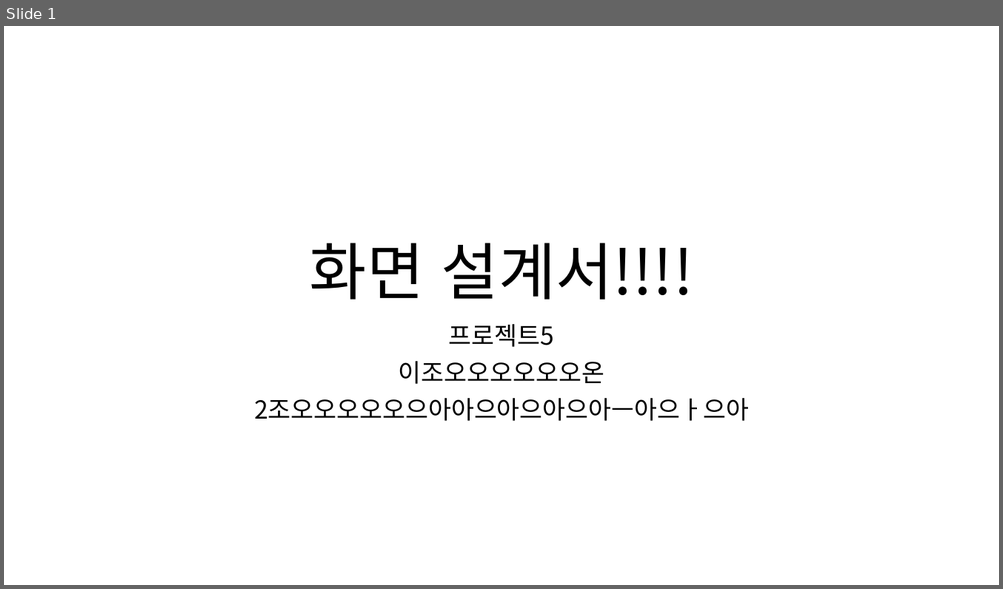
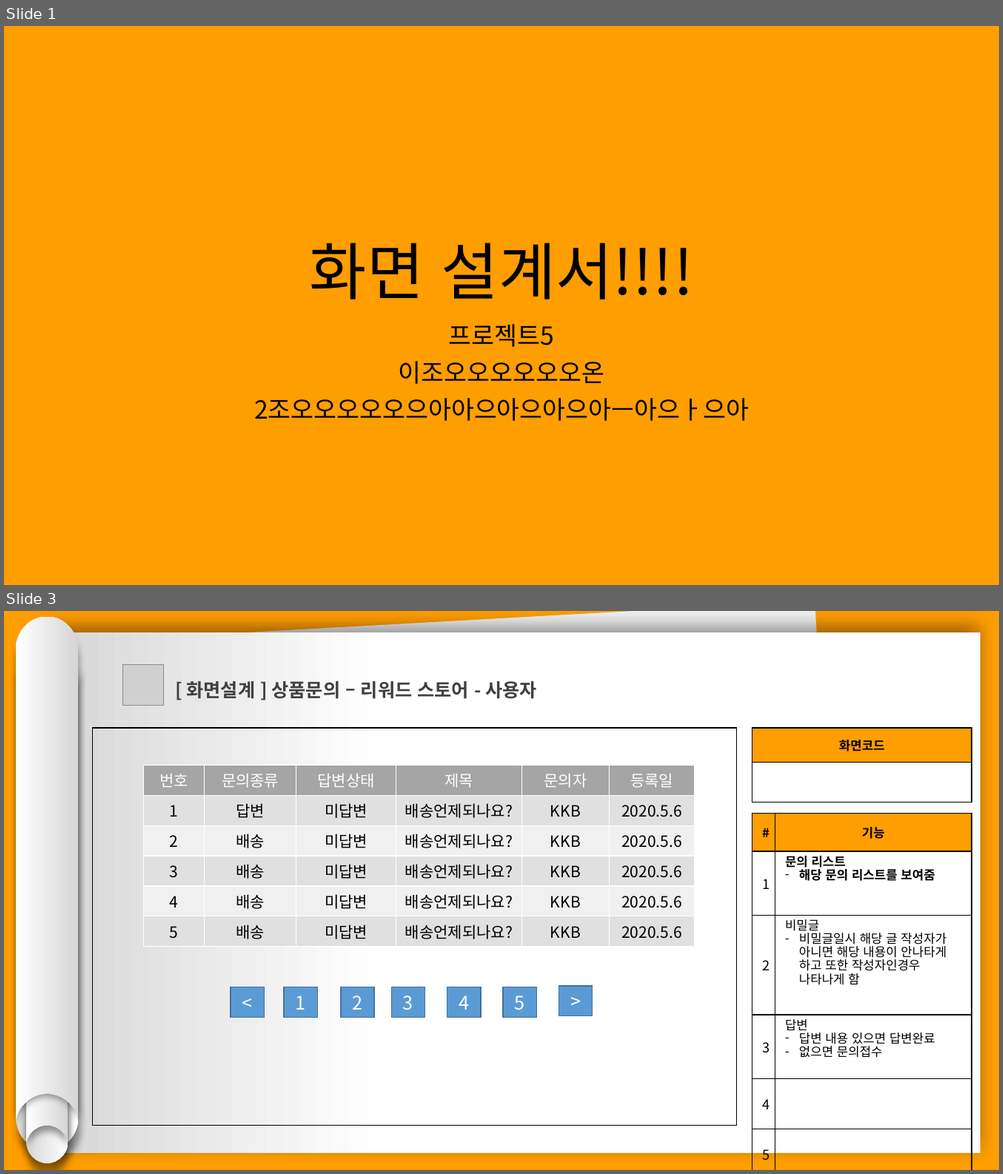
Before and after one commit to hhsw07/ezen-academy-projects, a slide deck: 0 발표용 파워포인트/0608 5차발표/0608 project06 - 파워포인트 - 기범.pptx. Shown one above the other, each under a label of ours: slide 1 before the commit, slides 1 and 3 after it; the slides between them are not shown. The pictures are 1003x589 and 1003x1174 pixels, drawn with LibreOffice and Linux fonts; fonts in the diff are those of the drawing; grey boxes stand for pictures. Boxes give left, top, right and bottom in pixels: in the first picture for what was removed or moved away, otherwise in the second. Text is boxed around its words. In the diff, an @@ line names an element or a change of style, - is before the commit and + after.

```diff
--- a/0 발표용 파워포인트/0608 5차발표/0608 project06 - 파워포인트 - 기범.pptx
+++ b/0 발표용 파워포인트/0608 5차발표/0608 project06 - 파워포인트 - 기범.pptx
@@ slide 3 added at (4,611,999,1170), background #FF9E00 @@
@@ group added at (16,617,79,1163): 4 freeform shapes @@
@@ rectangle added at (48,632,981,1154), fill gradient #FFFFFF to #D7D7D7 @@
@@ rectangle added at (58,611,842,1150), fill #F2F2F2 @@
@@ picture added at (122,665,164,706) @@
@@ text added at (187,681,537,699), 18 pt, text #404040, bold @@
+[ 화면설계 ] 상품문의 – 리워드 스토어 - 사용자
@@ rectangle added at (92,728,736,1126), outline #000000 0.75 pt @@
@@ table added at (752,728,972,803), 2 rows, 1 columns @@
+화면코드
+
@@ table added at (144,766,694,947), 6 rows, 6 columns @@
+번호 | 문의종류 | 답변상태 | 제목 | 문의자 | 등록일
+1 | 답변 | 미답변 | 배송언제되나요? | KKB | 2020.5.6
+2 | 배송 | 미답변 | 배송언제되나요? | KKB | 2020.5.6
+3 | 배송 | 미답변 | 배송언제되나요? | KKB | 2020.5.6
+4 | 배송 | 미답변 | 배송언제되나요? | KKB | 2020.5.6
+5 | 배송 | 미답변 | 배송언제되나요? | KKB | 2020.5.6
@@ table added at (752,813,972,1170), 6 rows, 2 columns @@
+# | 기능
+1 | 문의 리스트 / 해당 문의 리스트를 보여줌
+2 | 비밀글 / 비밀글일시 해당 글 작성자가 아니면 해당 내용이 안나타게 하고 또한 작성자인경우 나타나게 함
+3 | 답변 / 답변 내용 있으면 답변완료 / 없으면 문의접수
+4 | 
+5 | 
@@ rectangle added at (231,988,264,1019), fill #5B9BD5, outline #43739E 1 pt, 18 pt, text #FFFFFF @@
+<
@@ rectangle added at (284,988,317,1019), fill #5B9BD5, outline #43739E 1 pt, 18 pt, text #FFFFFF @@
+1
@@ rectangle added at (341,988,374,1019), fill #5B9BD5, outline #43739E 1 pt, 18 pt, text #FFFFFF @@
+2
@@ rectangle added at (391,988,425,1019), fill #5B9BD5, outline #43739E 1 pt, 18 pt, text #FFFFFF @@
+3
@@ rectangle added at (447,988,481,1019), fill #5B9BD5, outline #43739E 1 pt, 18 pt, text #FFFFFF @@
+4
@@ rectangle added at (504,988,537,1019), fill #5B9BD5, outline #43739E 1 pt, 18 pt, text #FFFFFF @@
+5
@@ rectangle added at (558,986,592,1017), fill #5B9BD5, outline #43739E 1 pt, 18 pt, text #FFFFFF @@
+>
@@ slide 1 changed as well @@
@@ background #FFFFFF to #FF9E00 @@
```
Also in this commit, not shown: 17 other slides added.
